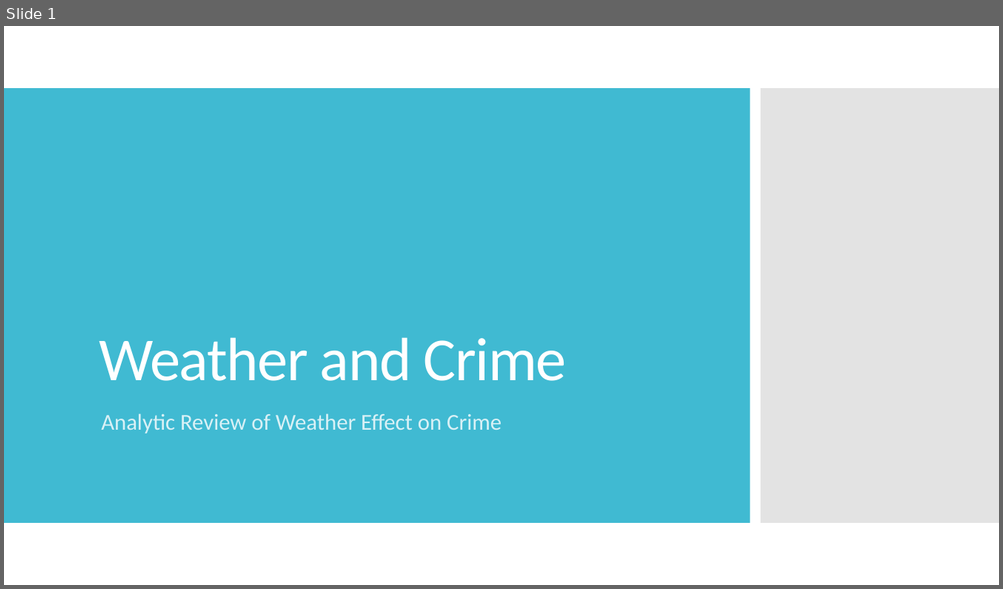
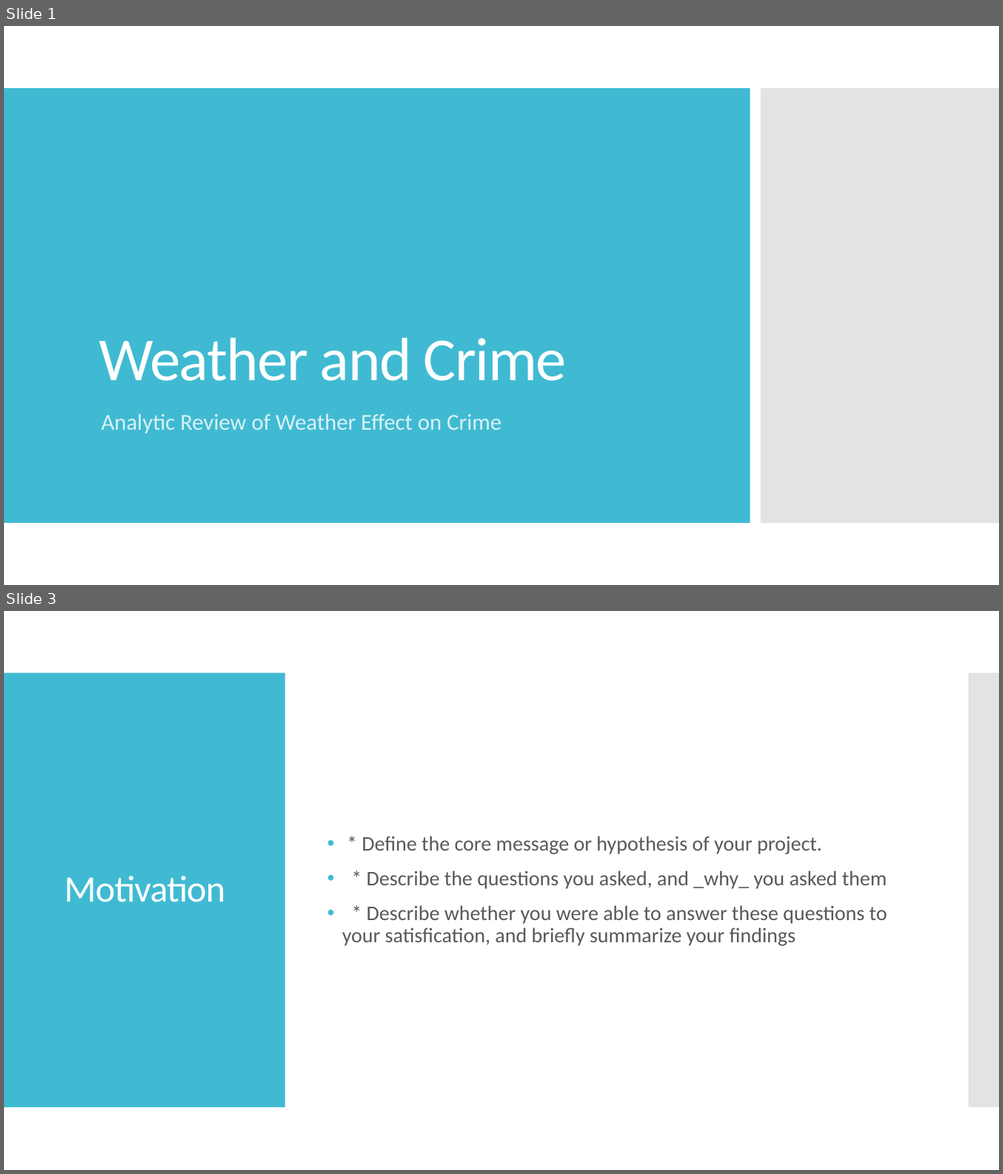
Before and after one commit to minxstm/Bootcamp_Project_1, a slide deck: Weather and Crime Data Analysis Presentation.pptx. Shown one above the other, each under a label of ours: slide 1 before the commit, slides 1 and 3 after it; the slides between them are not shown. The pictures are 1003x589 and 1003x1174 pixels, drawn with LibreOffice and Linux fonts; fonts in the diff are those of the drawing. Boxes give left, top, right and bottom in pixels: in the first picture for what was removed or moved away, otherwise in the second. Text is boxed around its words. In the diff, an @@ line names an element or a change of style, - is before the commit and + after.

Commit message:
add ppt

```diff
--- a/Weather and Crime Data Analysis Presentation.pptx
+++ b/Weather and Crime Data Analysis Presentation.pptx
@@ slide 3 added at bbox=[4, 611, 999, 1170], background #FFFFFF @@
@@ rectangle added at bbox=[4, 673, 285, 1108], fill #40BAD2 @@
@@ rectangle added at bbox=[968, 673, 999, 1108], fill #C8C8C8 at 50% opacity @@
@@ text added at bbox=[342, 836, 887, 946], 20 pt, text #595959 @@
+• * Define the core message or hypothesis of your project.
+• * Describe the questions you asked, and _why_ you asked them
+• * Describe whether you were able to answer these questions to your satisfication, and briefly summarize your findings
@@ title added at bbox=[64, 876, 225, 903], 36 pt, text #FFFFFF @@
+Motivation
```
Also in this commit, not shown: 1 slide changed, 7 other slides added, 6 slides removed.
